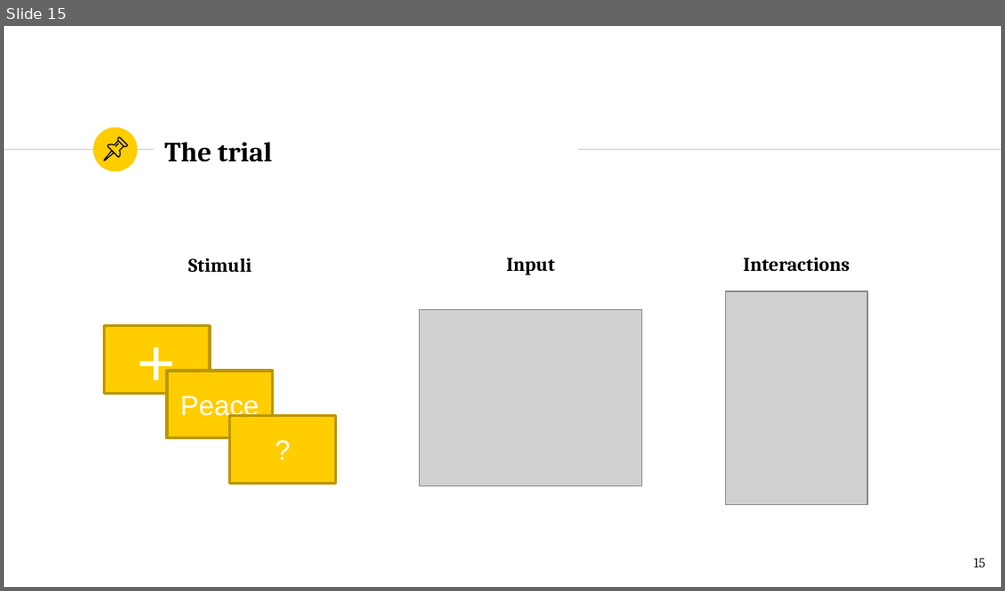
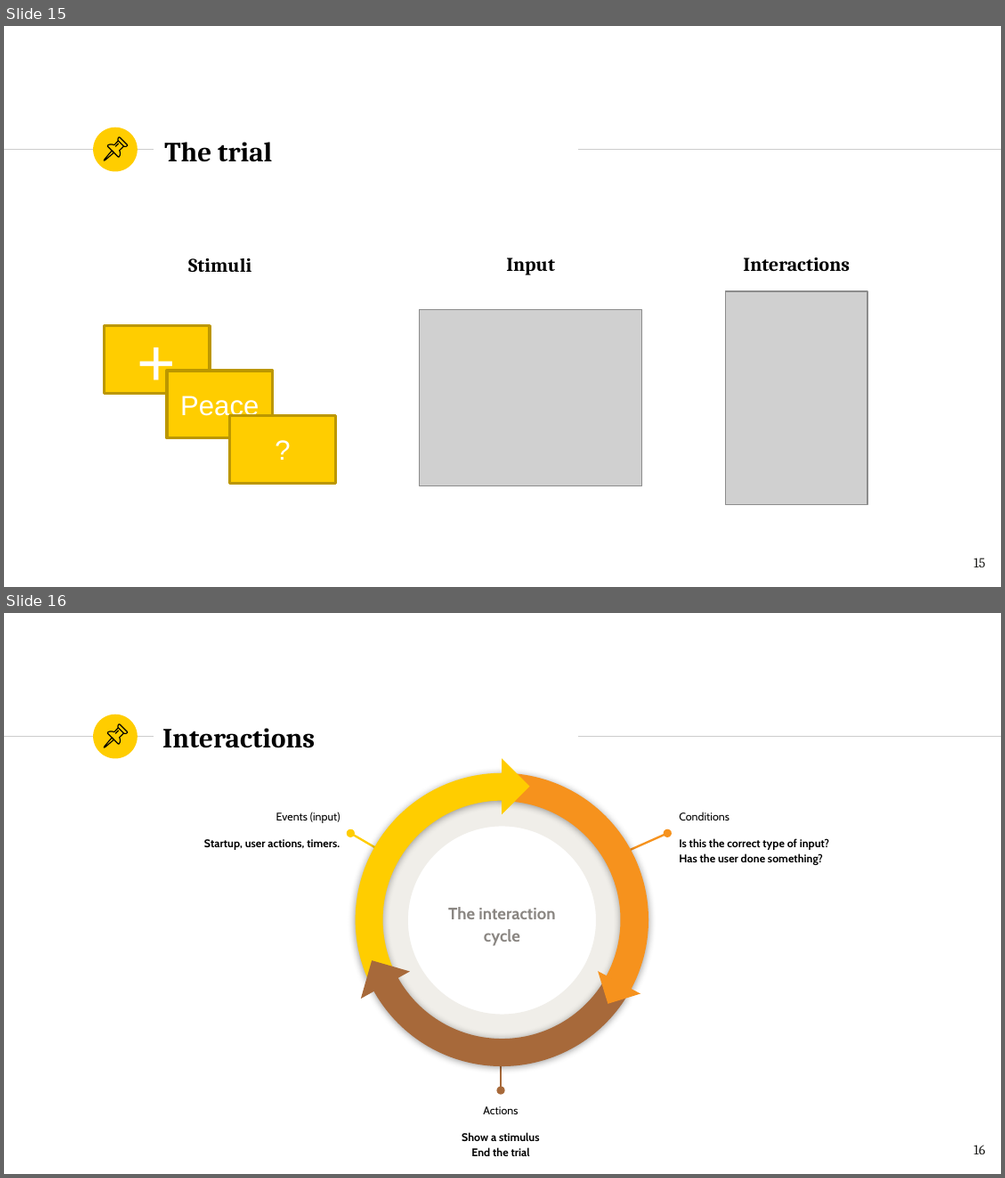
Before and after one commit to minnojs/minnojs-workshop, a slide deck: workshop.pptx. Shown one above the other, each under a label of ours: slide 15 before the commit, slides 15 and 16 after it. The pictures are 1005x591 and 1005x1178 pixels, drawn with LibreOffice and Linux fonts; fonts in the diff are those of the drawing; grey boxes stand for pictures. Boxes give left, top, right and bottom in pixels: in the first picture for what was removed or moved away, otherwise in the second. Text is boxed around its words. In the diff, an @@ line names an element or a change of style, - is before the commit and + after.

```diff
--- a/workshop.pptx
+++ b/workshop.pptx
@@ slide 16 added at <box>4,613,1001,1174</box>, background #FFFFFF; not listed: 3 template elements that a slide beside it also shows @@
@@ arch (boxed as its full ring) added at <box>301,719,702,1119</box>, fill #F6921D @@
@@ arch (boxed as its full ring) added at <box>301,719,702,1119</box>, fill #FFCD00 @@
@@ arch (boxed as its full ring) added at <box>301,719,702,1119</box>, fill #A7693A @@
@@ group added at <box>104,724,127,747</box>: 4 freeform shapes @@
@@ title added at <box>162,728,315,748</box>, 20 pt, text #000000, bold @@
+Interactions
@@ right triangle added at <box>473,758,530,815</box>, fill #FFCD00 @@
@@ donut added at <box>364,781,641,1059</box>, fill #F0EEE9 @@
@@ text added at <box>204,811,340,850</box>, 8 pt, text #000000, bold @@
+Events (input)
+Startup, user actions, timers.
@@ text added at <box>679,811,829,865</box>, 8 pt, text #000000, bold @@
+Conditions
+Is this the correct type of input?
+Has the user done something?
@@ arrow added from (397, 860) to (351, 834), #FFCD00 1.5 pt @@
@@ arrow added from (605, 860) to (667, 834), #F6921D 1.5 pt @@
@@ text added at <box>448,907,555,946</box>, 12 pt, text #8A8682, bold @@
+The interaction cycle
@@ right triangle added at <box>361,960,411,1009</box>, fill #A7693A @@
@@ right triangle added at <box>598,961,640,1003</box>, fill #F6921D @@
@@ arrow added from (501, 1039) to (501, 1090), #A7693A 1.5 pt @@
@@ text added at <box>461,1106,540,1156</box>, 8 pt, text #000000, bold @@
+Actions
+Show a stimulus
+End the trial
@@ page number added at <box>973,1144,985,1154</box>, 10 pt, text #1D1D1B @@
+16
```
Also in this commit, not shown: 4 slides changed, 3 other slides added, 1 other file.
